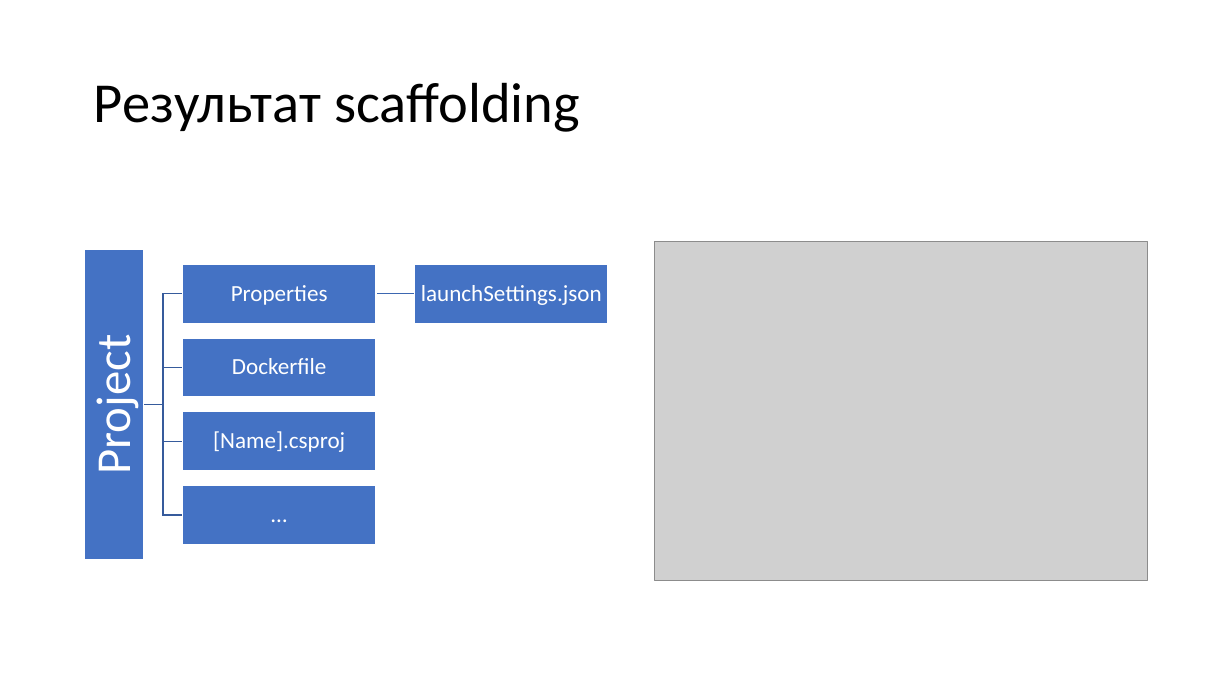
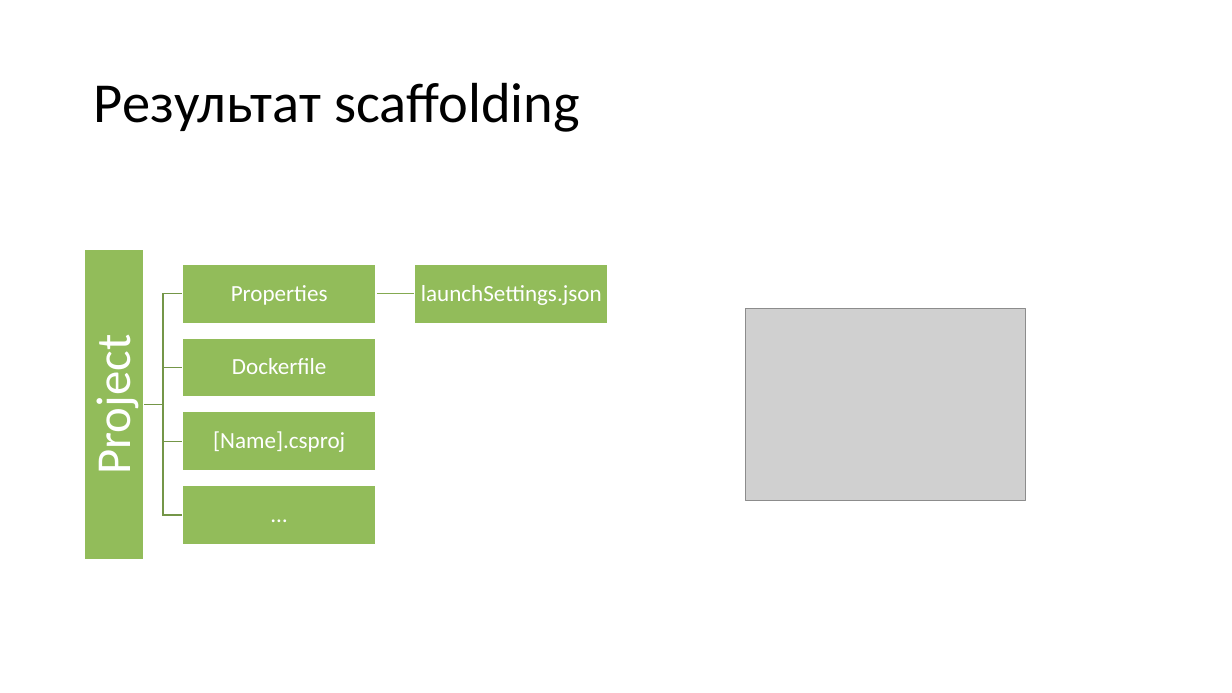
Before and after one commit to kugushev/presentations, a slide deck: slide 17 of 2019_VisualStudio-And-Docker/Presentation.pptx (slide 5 before the commit). Drawn at 1232x693 pixels with LibreOffice and Linux fonts; fonts in the diff are those of the drawing; grey boxes stand for pictures. Boxes give left, top, right and bottom in pixels: in the first picture for what was removed or moved away, otherwise in the second. Text is boxed around its words. In the diff, an @@ line names an element or a change of style, - is before the commit and + after.

```diff
--- a/2019_VisualStudio-And-Docker/Presentation.pptx
+++ b/2019_VisualStudio-And-Docker/Presentation.pptx
@@ outline #365B9D 1 pt to #759748 1 pt in 4 elements at (x1=144, y1=405, x2=183, y2=516), (x1=144, y1=405, x2=183, y2=442), (x1=144, y1=368, x2=183, y2=405), (x1=144, y1=294, x2=183, y2=405) @@
@@ freeform shape at (x1=376, y1=289, x2=415, y2=299): outline #3E67B2 1 pt to #85AB52 1 pt @@
@@ picture resized from (x1=654, y1=241, x2=1147, y2=579) to (x1=746, y1=308, x2=1026, y2=500) @@
@@ fill #4472C4 to #92BC5A in 6 elements at (x1=85, y1=250, x2=144, y2=560), (x1=183, y1=264, x2=376, y2=323), (x1=415, y1=264, x2=608, y2=323), (x1=183, y1=338, x2=376, y2=397), (x1=183, y1=412, x2=376, y2=471), (x1=183, y1=485, x2=376, y2=544) @@
```
Also in this commit, not shown: 12 other slides changed, 12 slides added, 1 other file.
